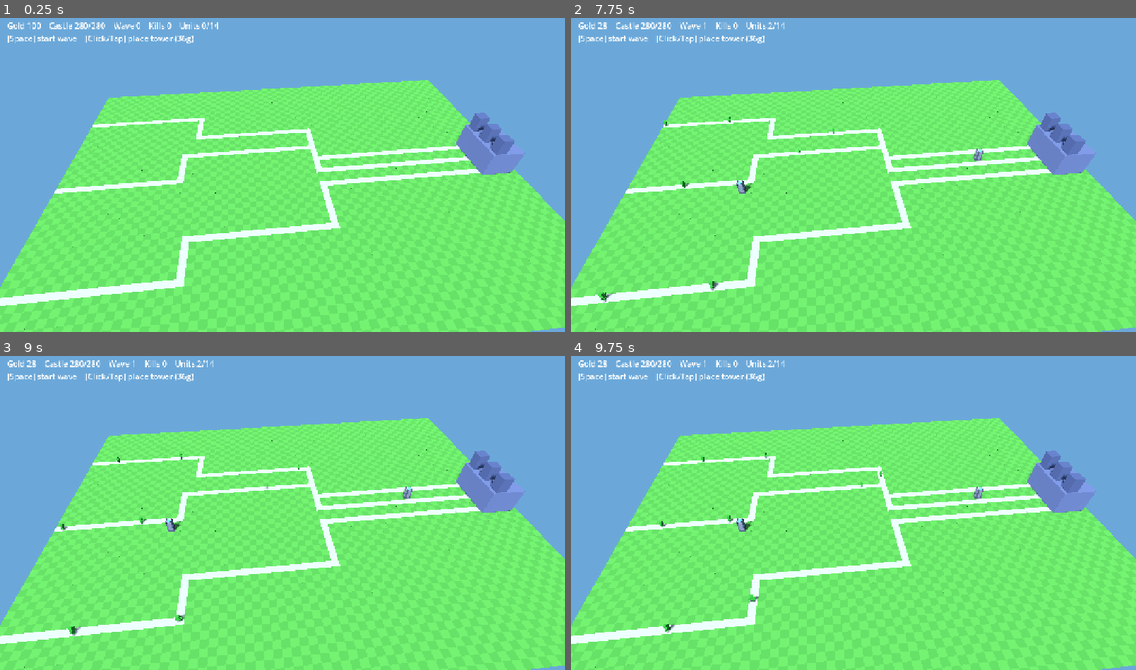
Above: before the commit, frames 1-4 (two rows, left to right).
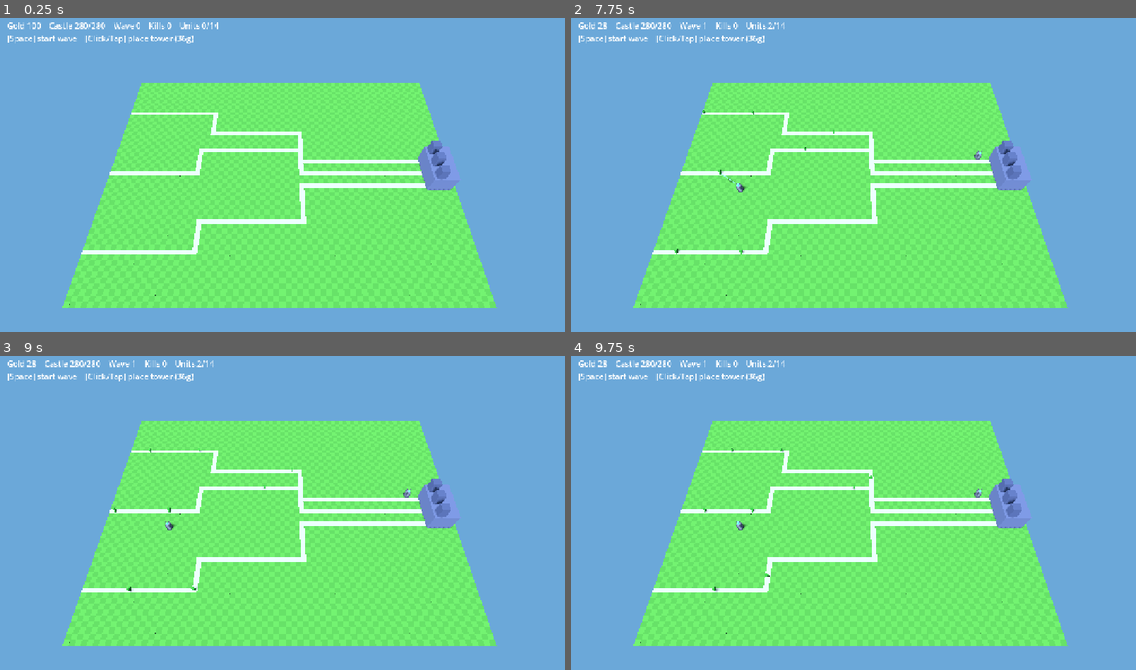
Above: after the commit, the same moments.

Repository: LauwisBlauw/DefendCastle
Game: Godot game, scene res://scenes/main.tscn
Same seed, same stepped clock (60 frames per second), same inputs: the game is played once before the commit and once after it.
Inputs (mouse positions are in pixels of both pictures, inside the frame that each line leads up to):
- Up to frame 1 (0.25 s): no input
- Up to frame 2 (7.75 s): tap Enter at 0.5 s; move the mouse to (977, 156) at 0.52 s; click (977, 156) at 0.67 s; tap Space at 0.77, 1.52, 3.02, 3.77, 4.52, 5, 6.02, 6.77, 7.52 s; move the mouse to (740, 187) at 1.27 s; click (740, 187) at 1.42 s; move the mouse to (910, 102) at 2.02 s; click (910, 102) at 2.17 s; move the mouse to (825, 237) at 2.77 s; click (825, 237) at 2.92 s; move the mouse to (1023, 222) at 3.52 s; click (1023, 222) at 3.67 s; move the mouse to (684, 124) at 4.27 s; click (684, 124) at 4.42 s; move the mouse to (881, 171) at 5.02 s; click (881, 171) at 5.17 s; move the mouse to (768, 93) at 5.77 s; click (768, 93) at 5.92 s; move the mouse to (977, 156) at 6.52 s; click (977, 156) at 6.67 s; move the mouse to (740, 187) at 7.27 s; click (740, 187) at 7.42 s
- Up to frame 3 (9 s): move the mouse to (339, 440) at 8.02 s; click (339, 440) at 8.17 s; move the mouse to (254, 575) at 8.77 s; click (254, 575) at 8.92 s
- Up to frame 4 (9.75 s): tap Space at 9.02 s; move the mouse to (1023, 560) at 9.52 s; click (1023, 560) at 9.67 s

The runs differ from the first frame. In frame 1, 29% of the frame differs, in the area x 0-100%, y 19-100%; in frame 2, 29%; in frame 3, 29%; in frame 4, 29%.

Commit message:
Frame the Godot camera from the board, verified by rendering it
The editor viewport looked empty because the level is built procedurally in
_ready() — nothing exists at edit time. That is real feedback: it throws away
Godot's biggest advantage, and is worth revisiting if this goes further.

Rendering to disk (--write-movie) turned out to be available, so the "I cannot
verify anything visual" caveat was wrong. Looking at actual frames immediately
showed the camera framing was bad: the board sat low and skewed with half the
frame empty sky, and the castle clipped the right edge.

First fix computed a distance from board size and fov. Still wrong — perspective
makes the NEAR edge much wider on screen than the centre distance implies, so the
bottom and sides still bled off frame. Replaced with a self-correcting version:
position, then project all four ground corners and back off until they land inside
the viewport. Holds for any aspect, which is the point on phones and TVs.

Verified by rendering: whole board framed with margin, castle fully visible, and a
captured wave shows towers firing and enemies walking all three lanes
(Wave 1, Kills 1, Units 2/14).

Known tradeoff: fitting the entire 72x54 board makes units small. A real build
wants a closer camera with pan/zoom rather than whole-board framing.

Co-Authored-By: Claude Opus 5 <noreply@anthropic.com>

Diff:
--- a/godot/project.godot
+++ b/godot/project.godot
@@ -1,30 +1,36 @@
-; DefendCastle — Godot 4 port (vertical slice)
-; Settings chosen for the stated target: mobile / console export.
+; Engine configuration file.
+; It's best edited using the editor UI and not directly,
+; since the parameters that go here are not all obvious.
+;
+; Format:
+;   [section] ; section goes between []
+;   param=value ; assign values to parameters
+
 config_version=5
 
+[animation]
+
+compatibility/default_parent_skeleton_in_mesh_instance_3d=true
+
 [application]
+
 config/name="DefendCastle"
 run/main_scene="res://scenes/main.tscn"
-config/features=PackedStringArray("4.4", "Forward Plus")
+config/features=PackedStringArray("4.7", "Forward Plus")
 
 [autoload]
+
 Cfg="*res://scripts/config.gd"
 Waves="*res://scripts/waves.gd"
 
 [display]
-; 1280x720 base with canvas_items stretch: scales cleanly to phone and TV panels
-; without the level-select-style reflow problem the web build had.
+
 window/size/viewport_width=1280
 window/size/viewport_height=720
 window/stretch/mode="canvas_items"
 window/stretch/aspect="expand"
 window/handheld/orientation=1
 
-[input_devices]
-pointing/emulate_mouse_from_touch=true
+[rendering]
 
-[rendering]
-; Voxel art: nearest filtering keeps the hard pixel edges the web build relies on.
 textures/canvas_textures/default_texture_filter=0
-renderer/rendering_method="forward_plus"
-renderer/rendering_method.mobile="mobile"
--- a/godot/scenes/main.gd
+++ b/godot/scenes/main.gd
@@ -32,6 +32,7 @@
     _build_ground()
     _build_castle()
     _place_camera()
+    _build_lighting()
     _refresh_hud()
 
 func _build_ground() -> void:
@@ -74,23 +75,60 @@
 func _place_camera() -> void:
     var cam := Camera3D.new()
     cam.fov = 55
-    add_child(cam)   # must be in the tree BEFORE look_at(); otherwise Godot refuses it
-    cam.position = Vector3(30, 34, 62)
-    cam.look_at(Vector3(34, 0, 27), Vector3.UP)
+    add_child(cam)   # must be in the tree BEFORE look_at(); Godot refuses it otherwise
+    _frame_board(cam)
+    get_viewport().size_changed.connect(func(): _frame_board(cam))
+
+## Frame the whole board. The first version computed a distance from the board size
+## and the fov — which under-shot, because perspective makes the NEAR edge far wider on
+## screen than the centre distance implies, so the bottom and sides bled off frame.
+## This instead positions the camera and then VERIFIES by projecting the four ground
+## corners, backing off until they all land inside the viewport. Self-correcting, so it
+## holds for any aspect ratio — which is the whole point on phones and TVs.
+func _frame_board(cam: Camera3D) -> void:
+    const PITCH_DEG := 58.0        # steeper than 54: less near/far spread, reads flatter
+    const PAD := 0.04              # keep corners this far inside the edges (fraction)
+    var center := Vector3(Cfg.GRID_W * 0.5, 0.0, Cfg.GRID_H * 0.5)
+    var pitch := deg_to_rad(PITCH_DEG)
+    var corners := [
+        Vector3(0, 0, 0), Vector3(Cfg.GRID_W, 0, 0),
+        Vector3(0, 0, Cfg.GRID_H), Vector3(Cfg.GRID_W, 0, Cfg.GRID_H),
+    ]
+    var vp: Vector2 = get_viewport().get_visible_rect().size
+    var dist: float = maxf(Cfg.GRID_W, Cfg.GRID_H) * 0.8   # starting guess
+    for _i in range(40):                                    # converges in a handful
+        cam.position = center + Vector3(0.0, dist * sin(pitch), dist * cos(pitch))
+        cam.look_at(center, Vector3.UP)
+        cam.force_update_transform()
+        var fits := true
+        for c in corners:
+            if cam.is_position_behind(c):
+                fits = false
+                break
+            var sp: Vector2 = cam.unproject_position(c)
+            if sp.x < vp.x * PAD or sp.x > vp.x * (1.0 - PAD) \
+            or sp.y < vp.y * PAD or sp.y > vp.y * (1.0 - PAD):
+                fits = false
+                break
+        if fits:
+            return
+        dist *= 1.06
+
+func _build_lighting() -> void:
     var sun := DirectionalLight3D.new()
     sun.rotation_degrees = Vector3(-52, -35, 0)
     sun.light_energy = 1.15
     sun.shadow_enabled = true
     add_child(sun)
-    var amb := WorldEnvironment.new()
+    var we := WorldEnvironment.new()
     var env := Environment.new()
     env.background_mode = Environment.BG_COLOR
     env.background_color = Color(0.42, 0.66, 0.85)
     env.ambient_light_source = Environment.AMBIENT_SOURCE_COLOR
     env.ambient_light_color = Color(0.60, 0.72, 0.85)
     env.ambient_light_energy = 0.85
-    amb.environment = env
-    add_child(amb)
+    we.environment = env
+    add_child(we)
 
 func start_wave() -> void:
     if _wave_active:
Not shown, added: godot/tests/sim_runner.gd.uid
